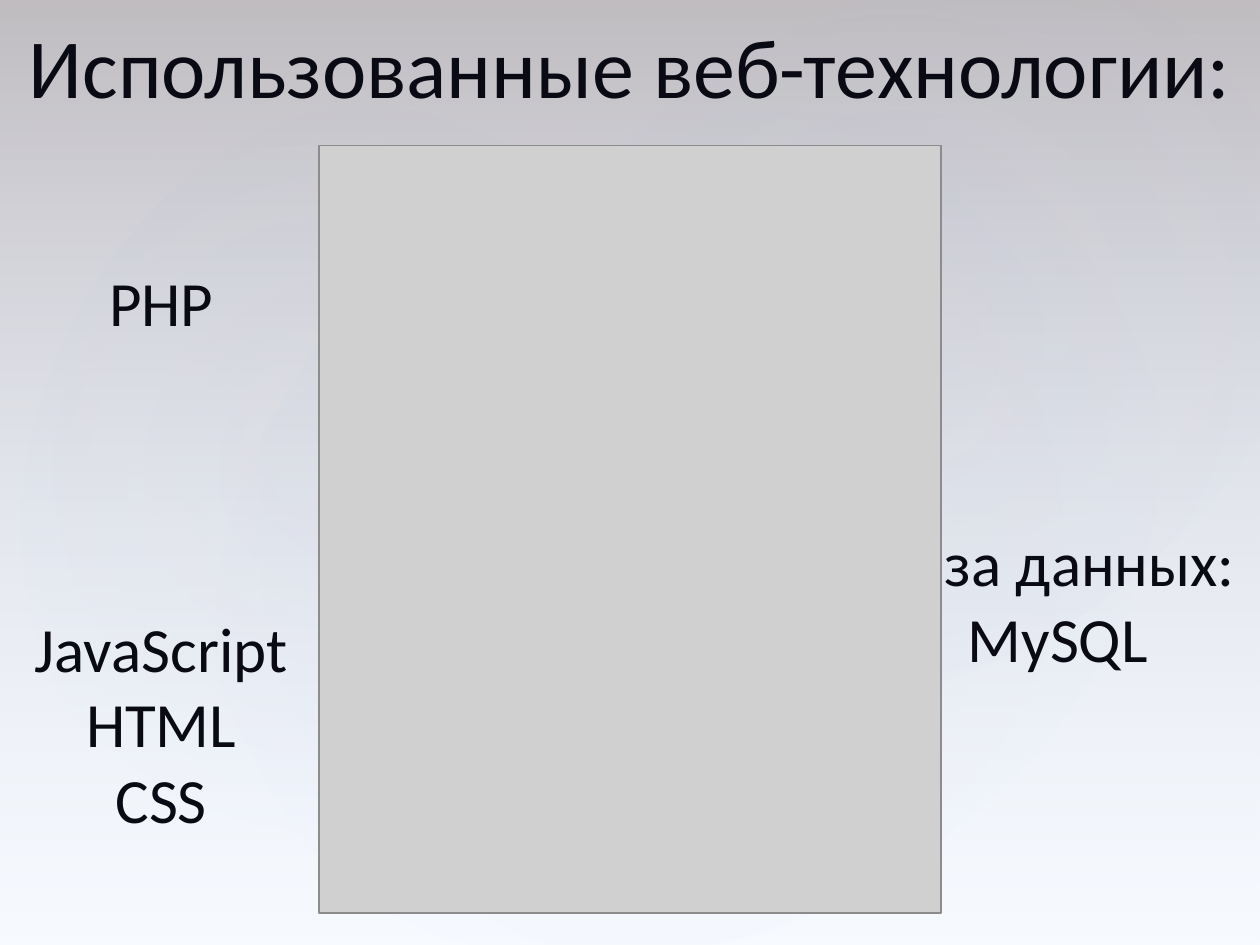
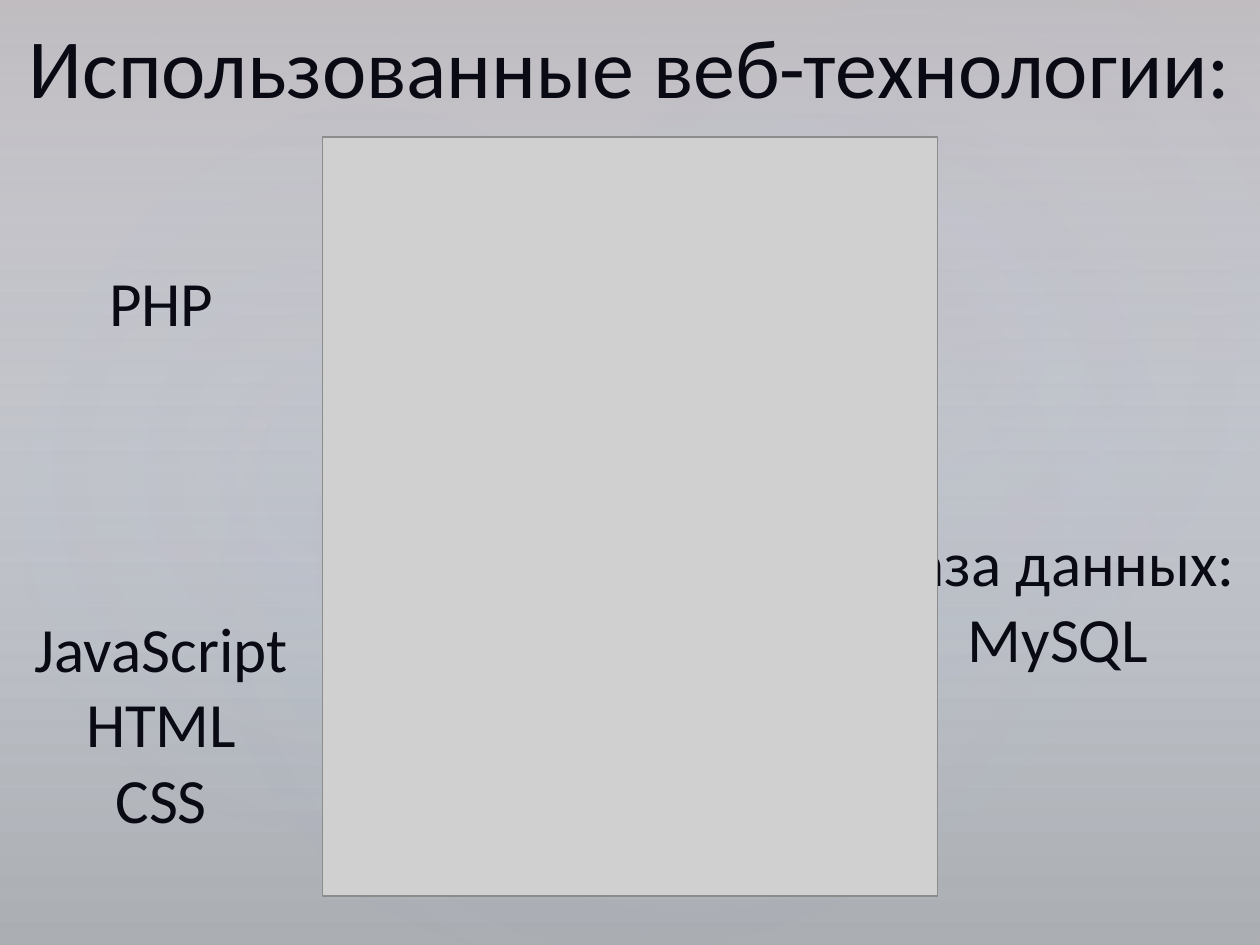
Before and after one commit to serpikovs/in40, a slide deck: slide 7 of !docs/common.pptx. Drawn at 1260x945 pixels with LibreOffice and Linux fonts; fonts in the diff are those of the drawing; grey boxes stand for pictures. Boxes give left, top, right and bottom in pixels: in the first picture for what was removed or moved away, otherwise in the second. Text is boxed around its words. In the diff, an @@ line names an element or a change of style, - is before the commit and + after.

```diff
--- a/!docs/common.pptx
+++ b/!docs/common.pptx
@@ background #FFFFFF to gradient #FFFFFF to #ABABAB @@
@@ picture: place and size @@
-picture at (319, 145, 941, 912)
+picture at (323, 137, 937, 896)
```
Also in this commit, not shown: 20 other slides changed, 1 slide added, 7 slides removed.
